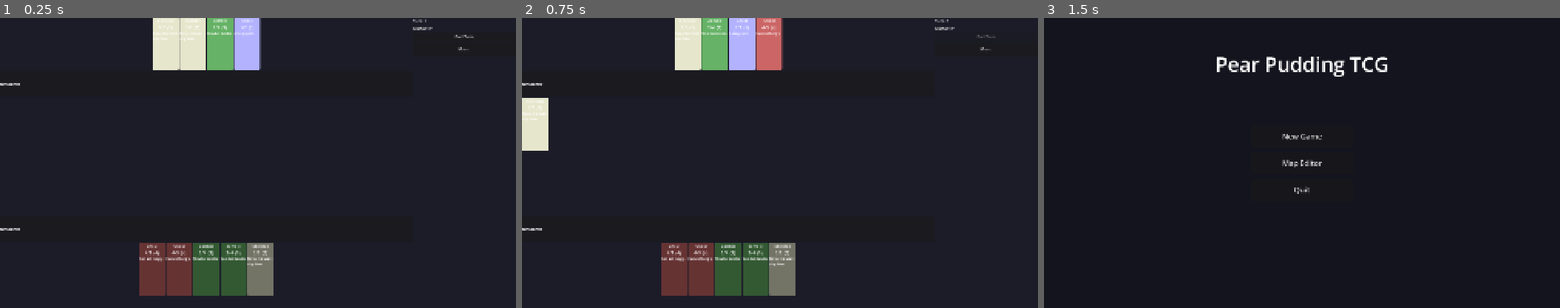
Above: before the commit, frames 1-3 (left to right).
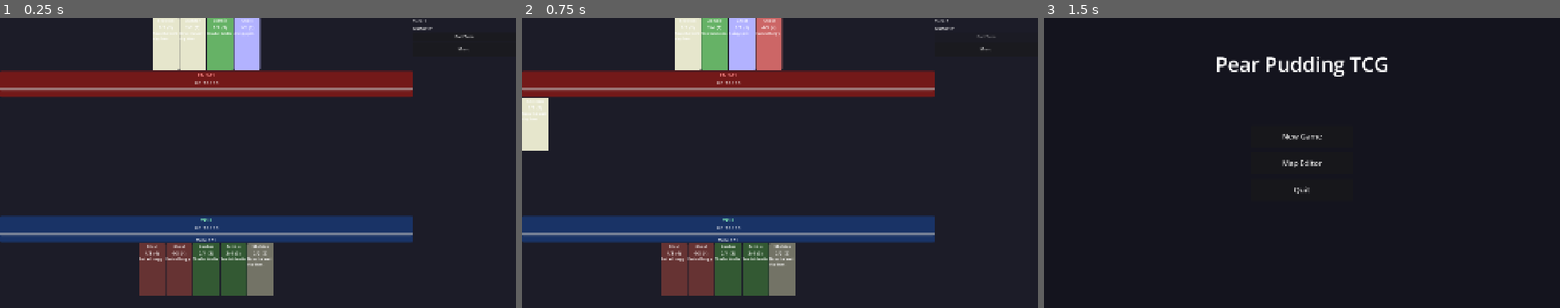
Above: after the commit, the same moments.

Repository: ChrisPauly97/pear-pudding-godot
Game: Godot game, scene res://scenes/battle/BattleScene.tscn
Same seed, same stepped clock (60 frames per second), same inputs: the game is played once before the commit and once after it. This scene is started directly instead of the project's main scene.
Inputs:
- Up to frame 1 (0.25 s): no input
- Up to frame 2 (0.75 s): click "End Turn" at 0.5 s
- Up to frame 3 (1.5 s): click "Menu" at 1.25 s

The runs differ from the first frame. In frame 1, 15% of the frame differs, in the area x 0-80%, y 18-86%; in frame 2, 15%; in frame 3, nothing differs.

Commit message:
Make heroes visually distinct and directly attackable
Heroes now show a styled panel (name, HP bar, mana) with colour-coded
backgrounds: dark red for the enemy, dark blue for the player. When an
attacker is selected the enemy hero panel gets an orange highlight border
signalling it is a valid target.

_on_board_card_input always enters selection mode now (no more auto-attack
on empty board). _on_enemy_hero_input resolves the attack when the enemy
hero is clicked with an attacker selected. Enemy hero has a pointer cursor
to hint interactivity. Static label children removed from the .tscn since
_refresh_hero fully rebuilds the panel content on each refresh.

https://claude.ai/code/session_01Hc82eUvAuGft4xCZvtShP6

Diff:
--- a/scenes/battle/BattleScene.gd
+++ b/scenes/battle/BattleScene.gd
@@ -55,6 +55,7 @@
 
 	_end_turn_btn.pressed.connect(_on_end_turn)
 	_menu_btn.pressed.connect(func() -> void: SceneManager.go_to_menu())
+	_enemy_hero_view.gui_input.connect(_on_enemy_hero_input)
 	_apply_menu_btn_size()
 	GameBus.turn_ended.connect(_on_turn_ended)
 
@@ -139,8 +140,8 @@
 	_refresh_zone(_enemy_board_view, _state.players[1].board.get_cards(), "enemy_board")
 	_refresh_zone(_player_board_view, _state.players[0].board.get_cards(), "board")
 	_refresh_zone(_player_hand_view, _state.players[0].hand, "hand")
-	_refresh_hero(_enemy_hero_view, _state.players[1].hero)
-	_refresh_hero(_player_hero_view, _state.players[0].hero)
+	_refresh_hero(_enemy_hero_view, _state.players[1].hero, true)
+	_refresh_hero(_player_hero_view, _state.players[0].hero, false)
 	_update_status()
 
 func _refresh_zone(zone_node: Node, cards: Array, zone_id: String) -> void:
@@ -201,13 +202,62 @@
 
 	return panel
 
-func _refresh_hero(hero_node: Node, hero: HeroState) -> void:
-	var hp_lbl := hero_node.find_child("HPLabel", true, false)
-	var mana_lbl := hero_node.find_child("ManaLabel", true, false)
-	if hp_lbl:
-		hp_lbl.text = "HP: %d/%d" % [hero.health, hero.max_health]
-	if mana_lbl:
-		mana_lbl.text = "Mana: %d/%d" % [hero.mana, hero.max_mana]
+func _refresh_hero(hero_node: Node, hero: HeroState, is_enemy: bool) -> void:
+	for child in hero_node.get_children():
+		child.queue_free()
+
+	var vbox := VBoxContainer.new()
+	vbox.add_theme_constant_override("separation", int(_vh * 0.004))
+
+	var name_lbl := Label.new()
+	name_lbl.text = "ENEMY" if is_enemy else "YOU"
+	name_lbl.add_theme_font_size_override("font_size", int(_vh * 0.018))
+	name_lbl.horizontal_alignment = HORIZONTAL_ALIGNMENT_CENTER
+	name_lbl.modulate = Color(1.0, 0.55, 0.55) if is_enemy else Color(0.55, 1.0, 0.75)
+
+	var hp_lbl := Label.new()
+	hp_lbl.name = "HPLabel"
+	hp_lbl.text = "HP  %d / %d" % [hero.health, hero.max_health]
+	hp_lbl.add_theme_font_size_override("font_size", int(_vh * 0.016))
+	hp_lbl.horizontal_alignment = HORIZONTAL_ALIGNMENT_CENTER
+
+	var bar := ProgressBar.new()
+	bar.max_value = hero.max_health
+	bar.value = hero.health
+	bar.custom_minimum_size = Vector2(0, int(_vh * 0.014))
+	bar.show_percentage = false
+
+	var mana_lbl := Label.new()
+	mana_lbl.name = "ManaLabel"
+	mana_lbl.text = "Mana  %d / %d" % [hero.mana, hero.max_mana]
+	mana_lbl.add_theme_font_size_override("font_size", int(_vh * 0.013))
+	mana_lbl.horizontal_alignment = HORIZONTAL_ALIGNMENT_CENTER
+
+	vbox.add_child(name_lbl)
+	vbox.add_child(hp_lbl)
+	vbox.add_child(bar)
+	if not is_enemy:
+		vbox.add_child(mana_lbl)
+	hero_node.add_child(vbox)
+
+	# Styling
+	var style := StyleBoxFlat.new()
+	style.corner_radius_top_left    = 6
+	style.corner_radius_top_right   = 6
+	style.corner_radius_bottom_left = 6
+	style.corner_radius_bottom_right = 6
+	var is_targetable: bool = is_enemy and not _dragged_card.is_empty()
+	if is_enemy:
+		style.bg_color = Color(0.45, 0.1, 0.1) if not is_targetable else Color(0.55, 0.15, 0.1)
+		if is_targetable:
+			style.border_color = Color(1.0, 0.35, 0.2)
+			style.border_width_top    = 3
+			style.border_width_bottom = 3
+			style.border_width_left   = 3
+			style.border_width_right  = 3
+	else:
+		style.bg_color = Color(0.1, 0.2, 0.4)
+	hero_node.add_theme_stylebox_override("panel", style)
 
 func _update_status() -> void:
 	var player := _state.players[0]
@@ -231,18 +281,9 @@
 	if event is InputEventMouseButton and event.pressed and event.button_index == MOUSE_BUTTON_LEFT:
 		if not my_card.can_attack():
 			return
-		var targets := _state.players[1].board.get_cards()
-		if targets.is_empty():
-			# No enemy minions — attack hero directly
-			_state.players[1].hero.take_damage(my_card.attack)
-			my_card.attack_count -= 1
-			my_card.health -= _state.players[1].hero.attack
-			_dragged_card.clear()
-		else:
-			# Select as attacker; player clicks an enemy card to resolve
-			_dragged_card = {"card": my_card}
+		# Always enter selection mode — player clicks a target (minion or hero)
+		_dragged_card = {"card": my_card}
 		_refresh_all()
-		_check_game_over()
 
 func _on_enemy_card_input(event: InputEvent, target: CardInstance) -> void:
 	if event is InputEventMouseButton and event.pressed and event.button_index == MOUSE_BUTTON_LEFT:
@@ -265,6 +306,27 @@
 		_refresh_all()
 		_check_game_over()
 
+func _on_enemy_hero_input(event: InputEvent) -> void:
+	if event is InputEventMouseButton and event.pressed and event.button_index == MOUSE_BUTTON_LEFT:
+		if _state.current_player_idx != 0 or _ai_thinking:
+			return
+		if _dragged_card.is_empty():
+			return
+		var attacker: CardInstance = _dragged_card["card"]
+		if not attacker.can_attack():
+			_dragged_card.clear()
+			_refresh_all()
+			return
+		_state.players[1].hero.take_damage(attacker.attack)
+		attacker.health -= _state.players[1].hero.attack
+		attacker.attack_count -= 1
+		if not attacker.is_alive():
+			_state.players[0].board.remove_card(attacker)
+			_state.players[0].discard.append(attacker)
+		_dragged_card.clear()
+		_refresh_all()
+		_check_game_over()
+
 # -------------------------------------------------------------------------
 # Turn / AI
 # -------------------------------------------------------------------------
--- a/scenes/battle/BattleScene.tscn
+++ b/scenes/battle/BattleScene.tscn
@@ -32,16 +32,7 @@
 
 [node name="EnemyHeroView" type="PanelContainer" parent="EnemyArea"]
 layout_mode = 2
-
-[node name="HPLabel" type="Label" parent="EnemyArea/EnemyHeroView"]
-layout_mode = 2
-text = "HP: 30/30"
-
-[node name="ManaLabel" type="Label" parent="EnemyArea/EnemyHeroView"]
-layout_mode = 2
-text = "Mana: 1/1"
-offset_top = 20.0
-offset_bottom = 40.0
+mouse_default_cursor_shape = 2
 
 [node name="EnemyBoardView" type="HBoxContainer" parent="EnemyArea"]
 layout_mode = 2
@@ -67,16 +58,6 @@
 
 [node name="PlayerHeroView" type="PanelContainer" parent="PlayerArea"]
 layout_mode = 2
-
-[node name="HPLabel" type="Label" parent="PlayerArea/PlayerHeroView"]
-layout_mode = 2
-text = "HP: 30/30"
-
-[node name="ManaLabel" type="Label" parent="PlayerArea/PlayerHeroView"]
-layout_mode = 2
-text = "Mana: 1/1"
-offset_top = 20.0
-offset_bottom = 40.0
 
 [node name="PlayerHandView" type="HBoxContainer" parent="PlayerArea"]
 layout_mode = 2
